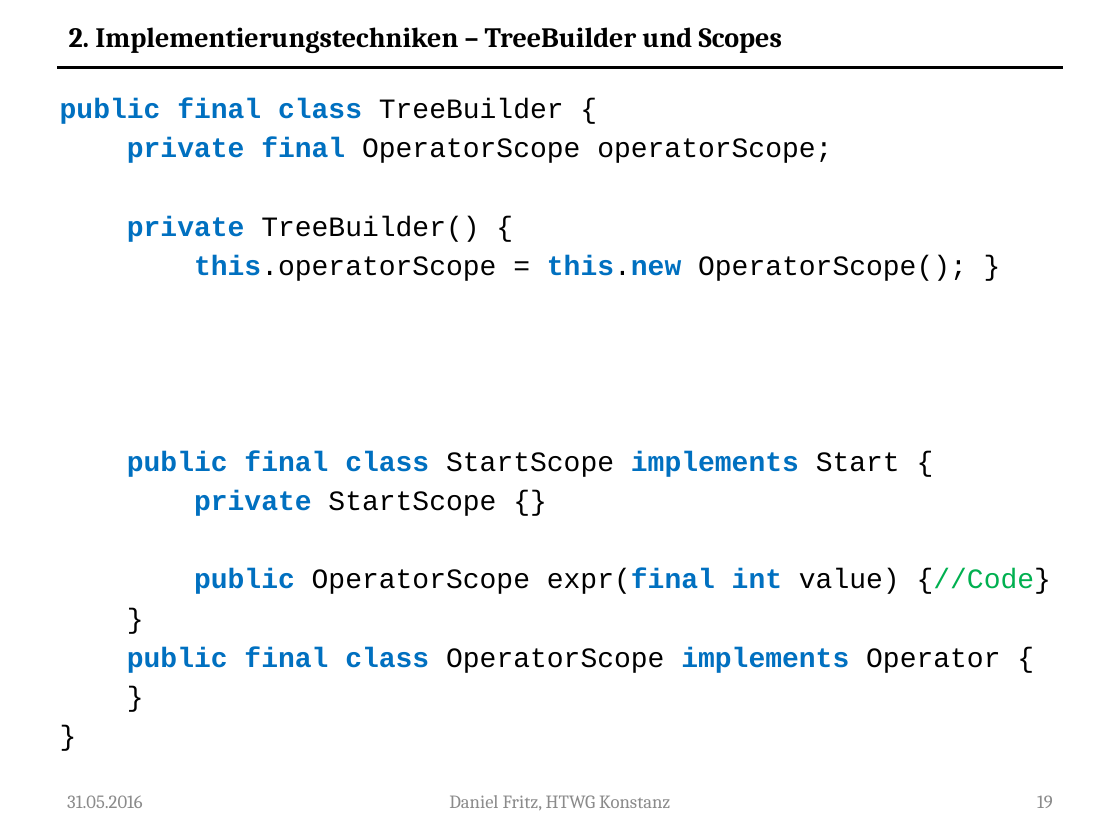
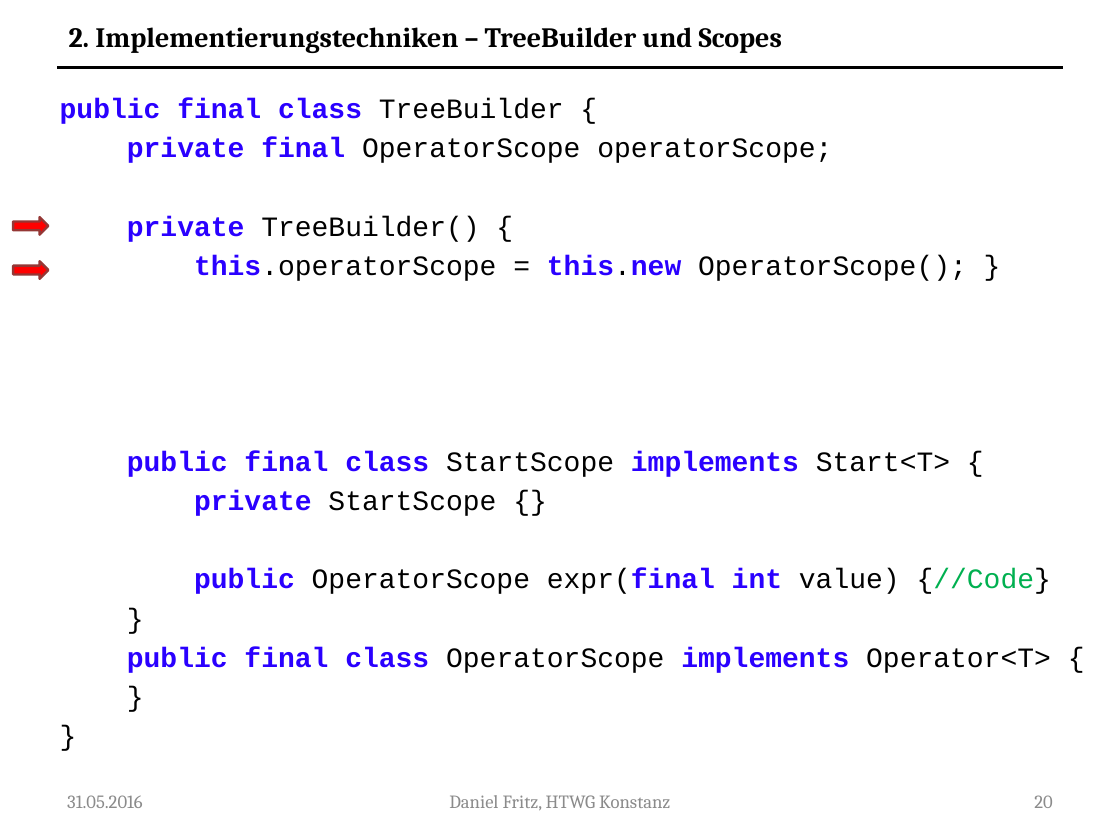
Before and after one commit to Guldenbart/MA, a slide deck: slide 20 of ppt/MA.pptx (slide 19 before the commit). Drawn at 1120x840 pixels with LibreOffice and Linux fonts; fonts in the diff are those of the drawing. Boxes give left, top, right and bottom in pixels: in the first picture for what was removed or moved away, otherwise in the second. Text is boxed around its words. In the diff, an @@ line names an element or a change of style, - is before the commit and + after.

```diff
--- a/ppt/MA.pptx
+++ b/ppt/MA.pptx
@@ text at [60,98,1051,594]: text colour #0070C0 to #2A00FF in "public final class", "private final", "private", "this.operatorScope this.new" and 2 more places @@
@@ right arrow added at [13,217,48,235], fill #FF0000, outline #953735 1.5 pt @@
@@ right arrow added at [13,261,48,279], fill #FF0000, outline #953735 1.5 pt @@
@@ text at [127,451,950,477]: text changed; text colour #0070C0 to #2A00FF @@
-public final class StartScope implements Start {
+public final class StartScope implements Start<T> {
@@ text at [127,647,1051,673]: text changed; text colour #0070C0 to #2A00FF @@
-public final class OperatorScope implements Operator {
+public final class OperatorScope implements Operator<T> {
@@ page number at [1034,795,1052,808]: text changed @@
-19
+20
```
Also in this commit, not shown: 12 other slides changed, 11 slides added.
